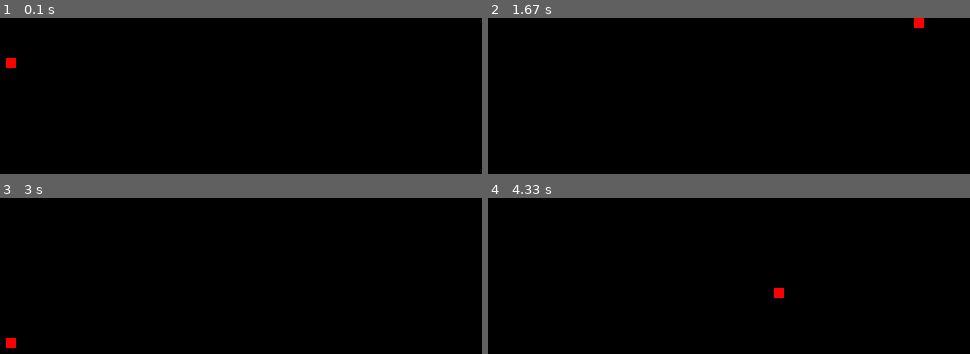
Above: before the commit, frames 1-4 (two rows, left to right).
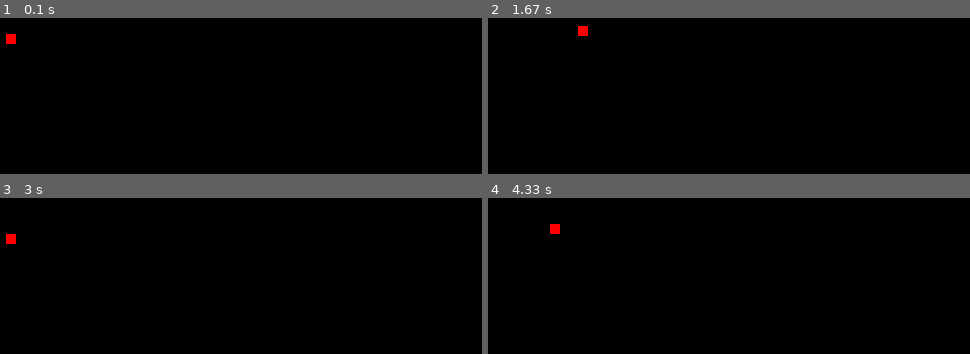
Above: after the commit, the same moments.

Repository: Kristian-Roopnarine/Snake-PyGame
Game: pygame game, started from snake.py
Two runs of this game, one before a commit and one after it. Both use one fixed random seed, a clock stepped at 60 frames per second and the inputs below.
Inputs:
- Up to frame 1 (0.1 s): no input
- Up to frame 2 (1.67 s): hold Right 0.33-0.8 s; hold Up 0.83-1.13 s; hold Right 1.17-1.63 s
- Up to frame 3 (3 s): hold Left 1.67-2.2 s; hold Down 2.23-2.53 s; hold Left 2.57-2.97 s
- Up to frame 4 (4.33 s): hold Up 3-3.37 s; hold Right 3.4-4.03 s; hold Down from 4.07 s (still down)

The runs differ from the first frame. In frame 1, 0.3% of the frame differs, in the area x 1-4%, y 10-33%; in frame 2, 0.3%; in frame 3, 0.3%; in frame 4, 0.3%.

Commit message:
Changed the speed to update the snake.

Diff:
--- a/snake.py
+++ b/snake.py
@@ -28,25 +28,25 @@
         if event.type == pygame.KEYDOWN:
             if event.key == 273:
                 # move snake up one
-                head.move_ip(0,-block_size)
+                head.move_ip(0,-block_size/5)
                 screen.fill(backgroundcolor)
                 pygame.draw.rect(screen,head_color,head)
                 direction = 'up'
             elif event.key == 274:
                 # move snake down one
-                head = head.move(0,block_size)
+                head = head.move(0,block_size/5)
                 screen.fill(backgroundcolor)
                 pygame.draw.rect(screen,head_color,head)
                 direction = 'down'
             elif event.key == 275:
                 # move snake right one
-                head = head.move(block_size,0)
+                head = head.move(block_size/5,0)
                 screen.fill(backgroundcolor)
                 pygame.draw.rect(screen,head_color,head)
                 direction = 'right'
             elif event.key == 276:
                 #move snake right one
-                head = head.move(-block_size,0)
+                head = head.move(-block_size/5,0)
                 screen.fill(backgroundcolor)
                 pygame.draw.rect(screen,head_color,head)
                 direction = 'left'
@@ -54,19 +54,19 @@
             running = False
 
     if direction == 'right':
-        head = head.move(block_size,0)
+        head = head.move(block_size/5,0)
         screen.fill(backgroundcolor)
         pygame.draw.rect(screen,head_color,head)
     if direction == 'left':
-        head = head.move(-block_size,0)
+        head = head.move(-block_size/5,0)
         screen.fill(backgroundcolor)
         pygame.draw.rect(screen,head_color,head)
     if direction == 'down':
-        head = head.move(0,block_size)
+        head = head.move(0,block_size/5)
         screen.fill(backgroundcolor)
         pygame.draw.rect(screen,head_color,head)
     if direction == 'up':
-        head.move_ip(0,-block_size)
+        head.move_ip(0,-block_size/5)
         screen.fill(backgroundcolor)
         pygame.draw.rect(screen,head_color,head)
 
